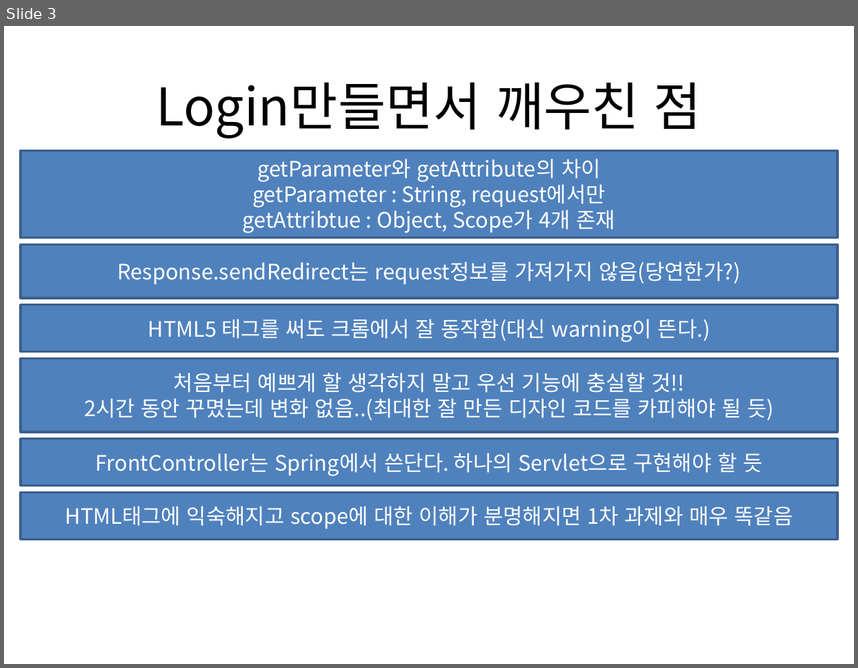
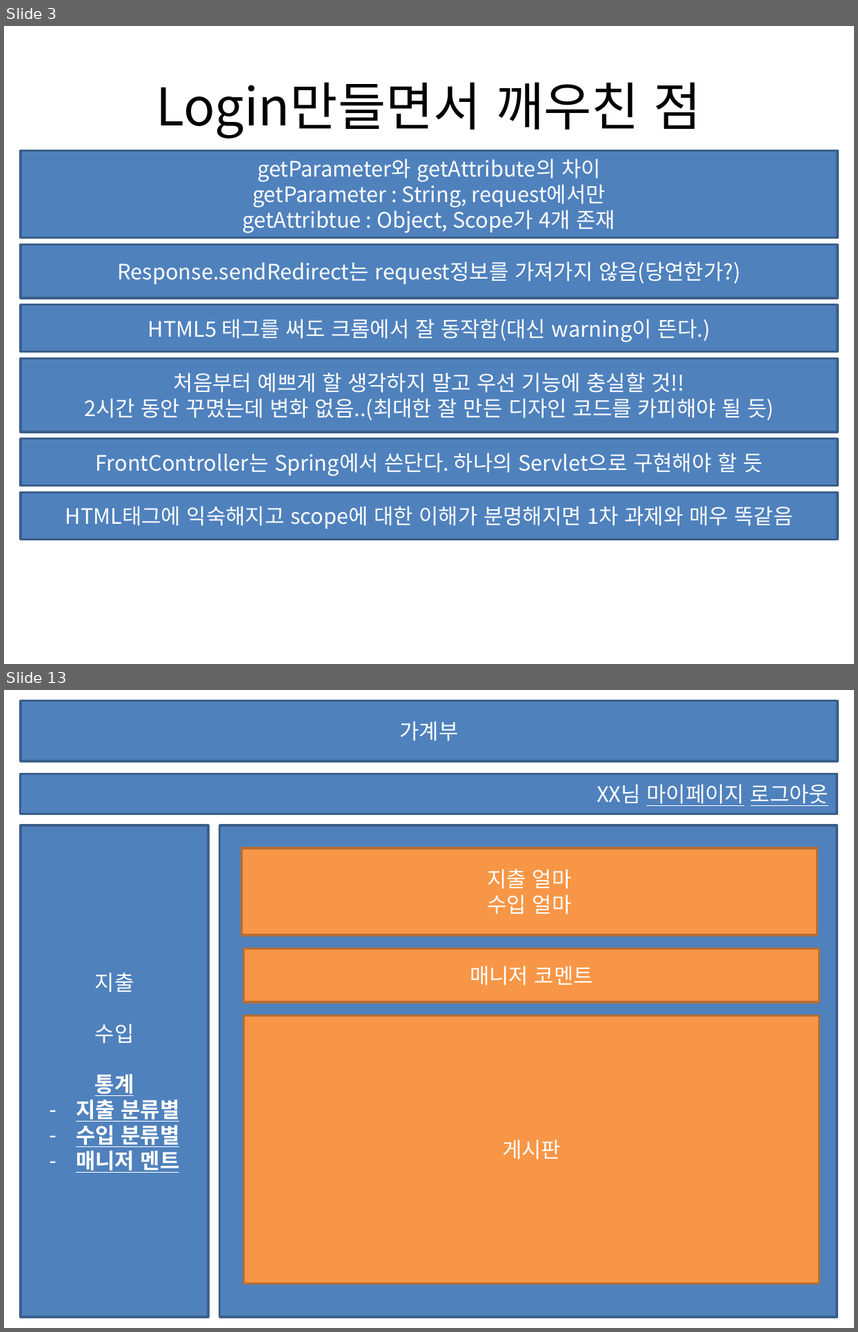
Before and after one commit to seojinkim/SecondProject, a slide deck: SecondProject/SecondProject.pptx. Shown one above the other, each under a label of ours: slide 3 before the commit, slides 3 and 13 after it; the slides between them are not shown. The pictures are 858x668 and 858x1332 pixels, drawn with LibreOffice and Linux fonts; fonts in the diff are those of the drawing. Boxes give left, top, right and bottom in pixels: in the first picture for what was removed or moved away, otherwise in the second. Text is boxed around its words. In the diff, an @@ line names an element or a change of style, - is before the commit and + after.

```diff
--- a/SecondProject/SecondProject.pptx
+++ b/SecondProject/SecondProject.pptx
@@ slide 13 added at (4, 690, 854, 1328), background #FFFFFF @@
@@ rectangle added at (21, 701, 838, 761), fill #4F81BD, outline #3A5F8C 2 pt, 18 pt, text #FFFFFF @@
+가계부
@@ rectangle added at (20, 774, 837, 814), fill #4F81BD, outline #3A5F8C 2 pt, 18 pt, text #FFFFFF, underline @@
+XX님 마이페이지 로그아웃
@@ rectangle added at (21, 825, 208, 1317), fill #4F81BD, outline #3A5F8C 2 pt, 18 pt, text #FFFFFF, bold, underline @@
+지출
+수입
+통계
+– 지출 분류별
+– 수입 분류별
+– 매니저 멘트
@@ rectangle added at (220, 825, 837, 1317), fill #4F81BD, outline #3A5F8C 2 pt @@
@@ rectangle added at (242, 848, 818, 935), fill #F79646, outline #B76F34 2 pt, 18 pt, text #FFFFFF @@
+지출 얼마
+수입 얼마
@@ rectangle added at (243, 949, 819, 1002), fill #F79646, outline #B76F34 2 pt, 18 pt, text #FFFFFF @@
+매니저 코멘트
@@ rectangle added at (243, 1016, 819, 1283), fill #F79646, outline #B76F34 2 pt, 18 pt, text #FFFFFF @@
+게시판
```
Also in this commit, not shown: 1 slide changed, 11 other slides added, 45 other files.
